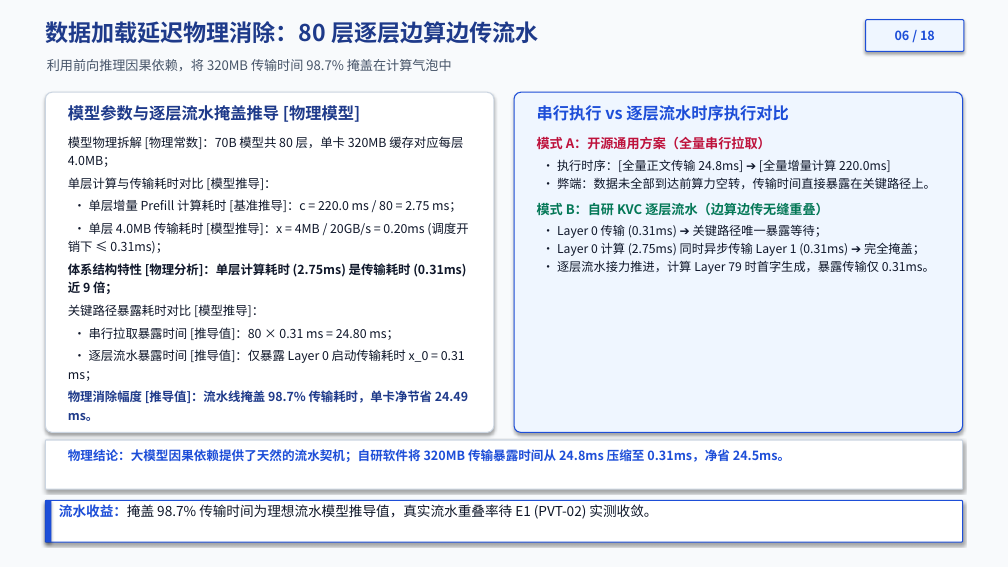
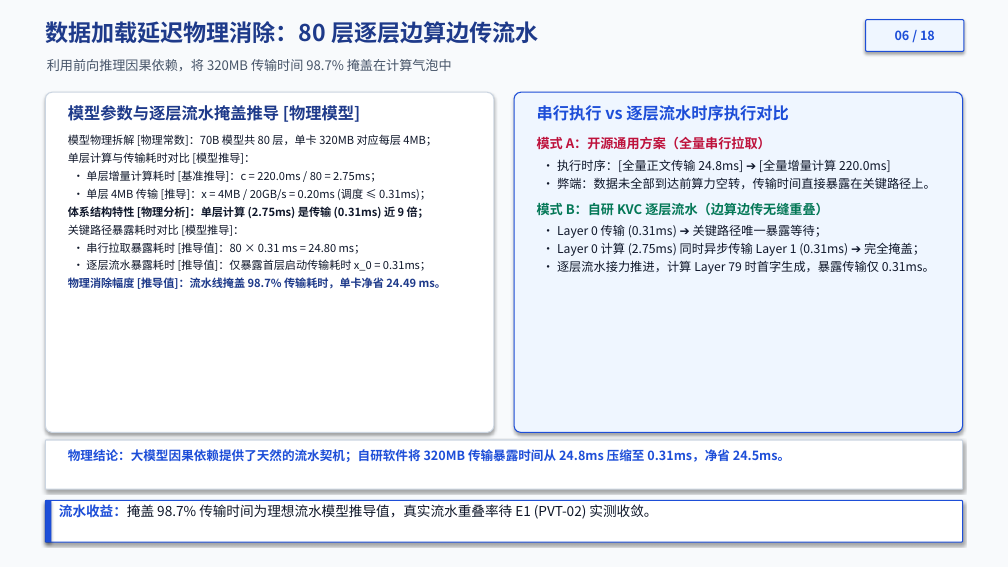
Before and after one commit to stonetree/reports, a slide deck: slide 6 of kvcache/unified_kv_memory/立项汇报PPTX/推理性能理论论证_20260907_Luna/统一异构KVCache存储池_推理性能理论论证_KPCL_20260908_v3_文风修订_预审版.pptx. Drawn at 1008x567 pixels with LibreOffice and Linux fonts; fonts in the diff are those of the drawing. Boxes give left, top, right and bottom in pixels: in the first picture for what was removed or moved away, otherwise in the second. Text is boxed around its words. In the diff, an @@ line names an element or a change of style, - is before the commit and + after.

```diff
--- a/kvcache/unified_kv_memory/立项汇报PPTX/推理性能理论论证_20260907_Luna/统一异构KVCache存储池_推理性能理论论证_KPCL_20260908_v3_文风修订_预审版.pptx
+++ b/kvcache/unified_kv_memory/立项汇报PPTX/推理性能理论论证_20260907_Luna/统一异构KVCache存储池_推理性能理论论证_KPCL_20260908_v3_文风修订_预审版.pptx
@@ text at [68, 134, 437, 146]: text changed; size 11.8 to 10.6 pt @@
-模型物理拆解 [物理常数]：70B 模型共 80 层，单卡 320MB 缓存对应每层 4.0MB；
+模型物理拆解 [物理常数]：70B 模型共 80 层，单卡 320MB 对应每层 4MB；
@@ text at [68, 170, 431, 219]: text changed; size 11.8 to 10.6 pt @@
-• 单层增量 Prefill 计算耗时 [基准推导]：c = 220.0 ms / 80 = 2.75 ms；
-• 单层 4.0MB 传输耗时 [模型推导]：x = 4MB / 20GB/s = 0.20ms (调度开销下 ≤ 0.31ms)；
-体系结构特性 [物理分析]：单层计算耗时 (2.75ms) 是传输耗时 (0.31ms) 近 9 倍；
+• 单层增量计算耗时 [基准推导]：c = 220.0ms / 80 = 2.75ms；
+• 单层 4MB 传输 [推导]：x = 4MB / 20GB/s = 0.20ms (调度 ≤ 0.31ms)；
+体系结构特性 [物理分析]：单层计算 (2.75ms) 是传输 (0.31ms) 近 9 倍；
@@ text at [68, 152, 255, 236]: size 11.8 to 10.6 pt in "单层计算与传输耗时对比 [模型推导]：", "关键路径暴露耗时对比 [模型推导]："; line spacing 1.24 to 1.18; less space between paragraphs @@
@@ text at [68, 242, 446, 291]: text changed; size 11.8 to 10.6 pt @@
-• 串行拉取暴露时间 [推导值]：80 × 0.31 ms = 24.80 ms；
-• 逐层流水暴露时间 [推导值]：仅暴露 Layer 0 启动传输耗时 x_0 = 0.31 ms；
-物理消除幅度 [推导值]：流水线掩盖 98.7% 传输耗时，单卡净节省 24.49 ms。
+• 串行拉取暴露耗时 [推导值]：80 × 0.31 ms = 24.80 ms；
+• 逐层流水暴露耗时 [推导值]：仅暴露首层启动传输耗时 x_0 = 0.31ms；
+物理消除幅度 [推导值]：流水线掩盖 98.7% 传输耗时，单卡净省 24.49 ms。
```
Also in this commit, not shown: 11 other slides changed, 1 other file.
